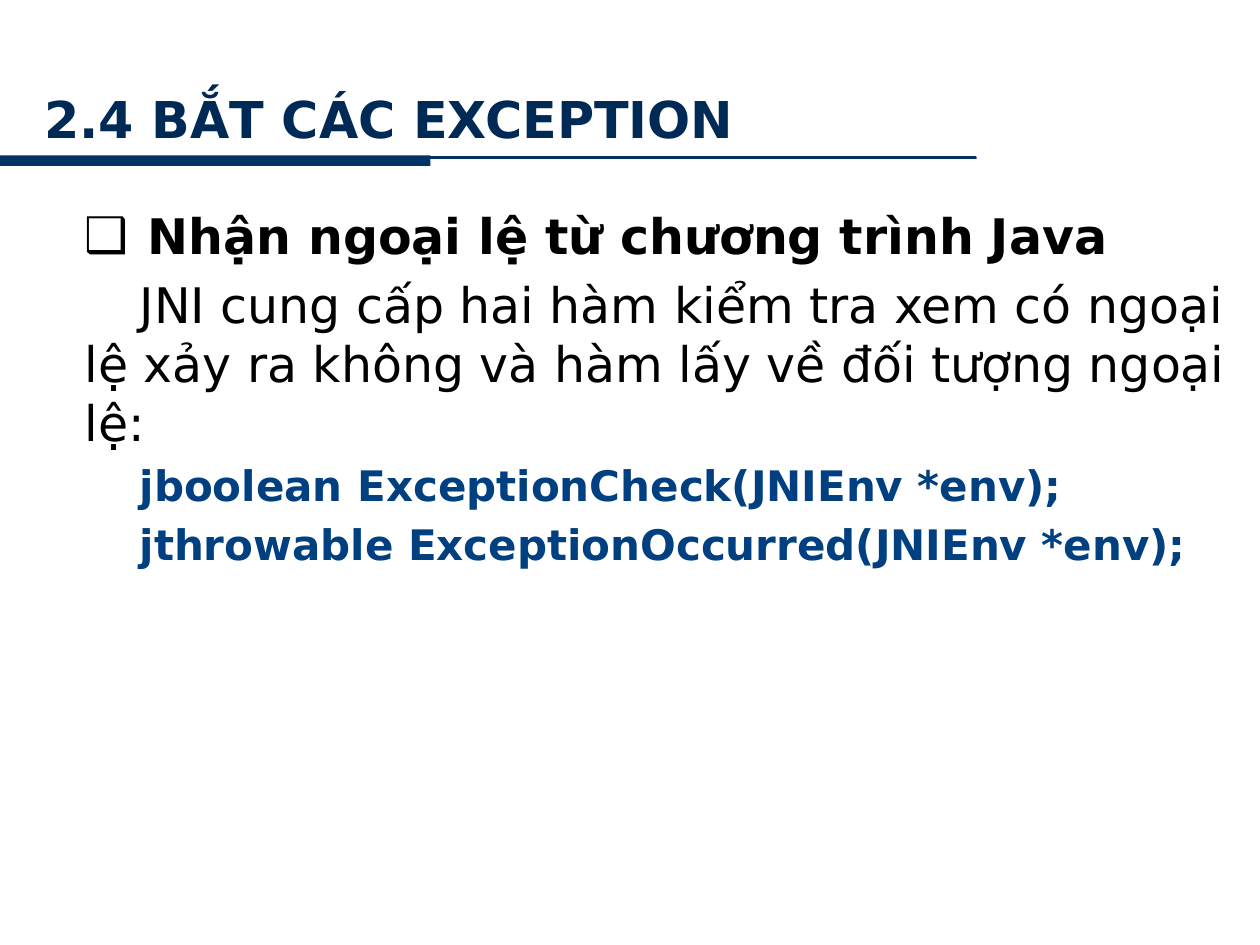
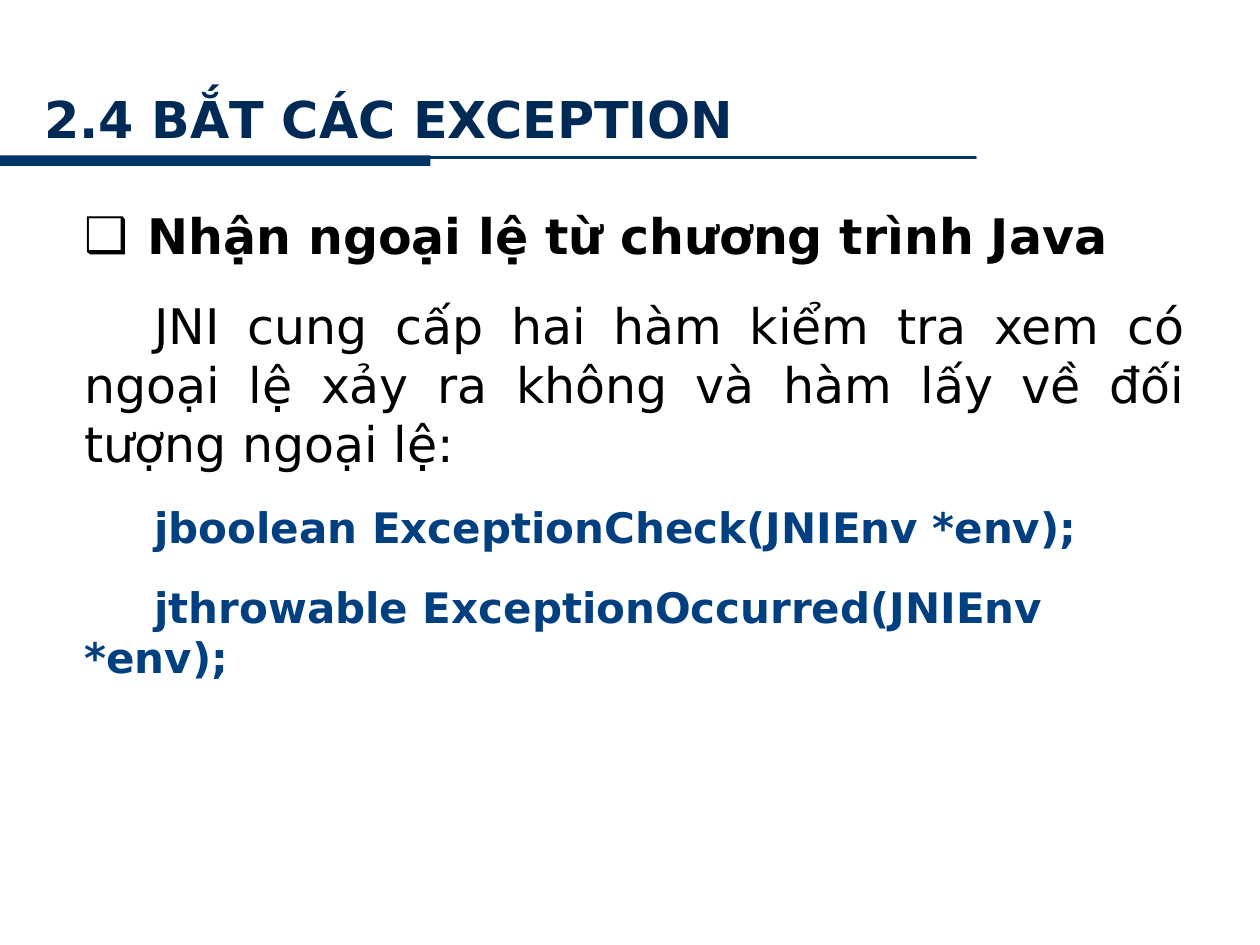
Before and after one commit to minhkhanh/UofS-Java, a slide deck: slide 25 of Seminar_JNI/Slide_00.pptx. Drawn at 1260x945 pixels with LibreOffice and Linux fonts; fonts in the diff are those of the drawing; background and template pictures are left out. Boxes give left, top, right and bottom in pixels: in the first picture for what was removed or moved away, otherwise in the second. Text is boxed around its words. In the diff, an @@ line names an element or a change of style, - is before the commit and + after.

```diff
--- a/Seminar_JNI/Slide_00.pptx
+++ b/Seminar_JNI/Slide_00.pptx
@@ text "Nhận ngoại lệ từ chương ..." at <box>85,214,1184,679</box>: more space between paragraphs; alignment left to justified; indent changed @@
```
Also in this commit, not shown: 22 other slides changed.
